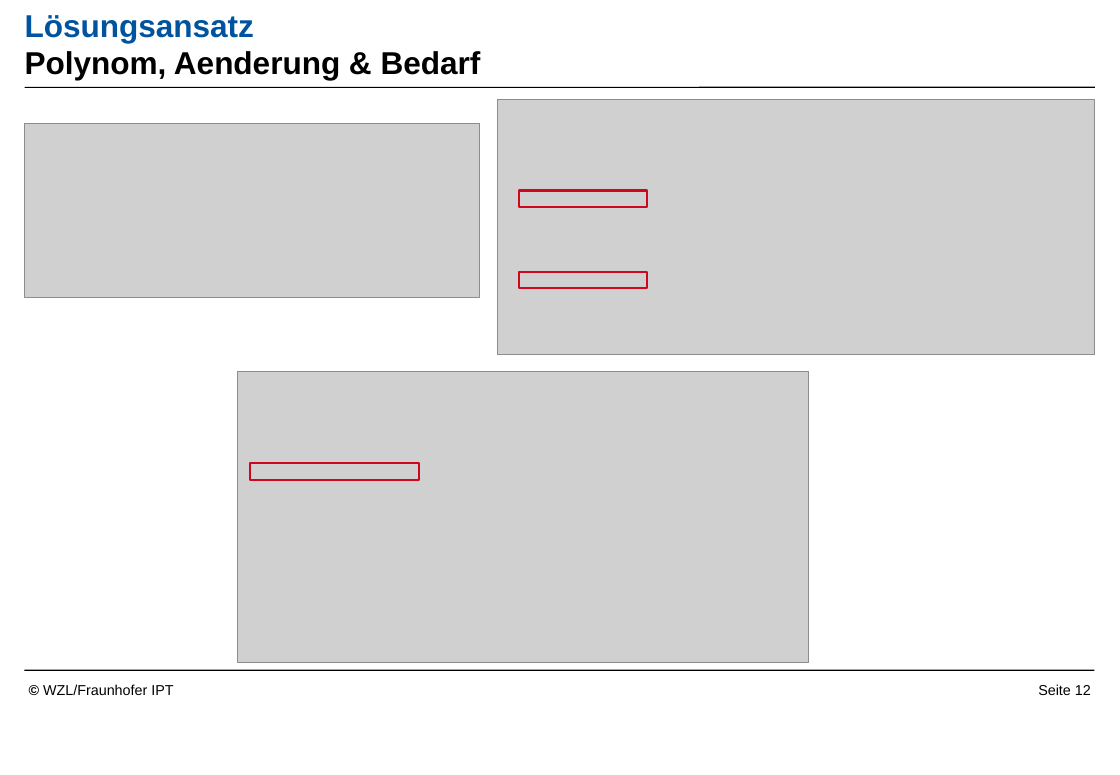
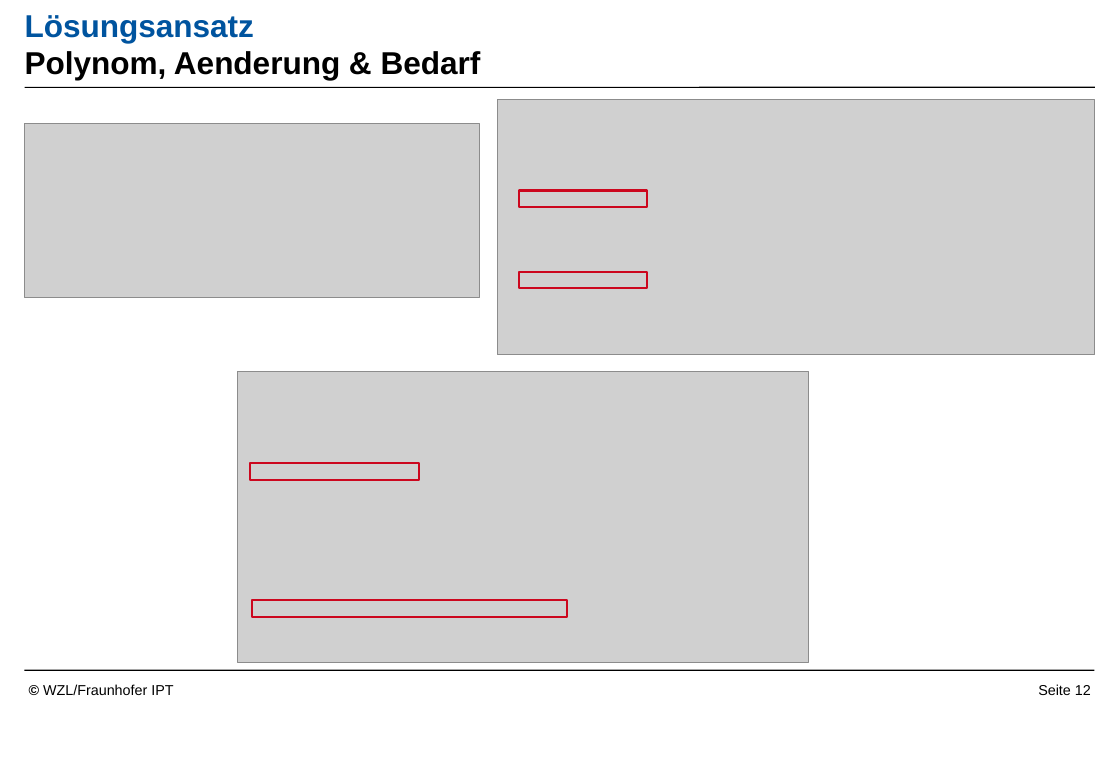
Before and after one commit to Readock/IHK2017, a slide deck: slide 12 of Vortrag/Vortrag Überarbeitet.pptx. Drawn at 1120x775 pixels with LibreOffice and Linux fonts; fonts in the diff are those of the drawing; grey boxes stand for pictures; background and template pictures are left out. Boxes give left, top, right and bottom in pixels: in the first picture for what was removed or moved away, otherwise in the second. Text is boxed around its words. In the diff, an @@ line names an element or a change of style, - is before the commit and + after.

Commit message:
finale Änderungen am Vortrag

```diff
--- a/Vortrag/Vortrag Überarbeitet.pptx
+++ b/Vortrag/Vortrag Überarbeitet.pptx
@@ rectangle added at bbox=[252, 601, 568, 617], outline #CC071E 1.5 pt @@
```
